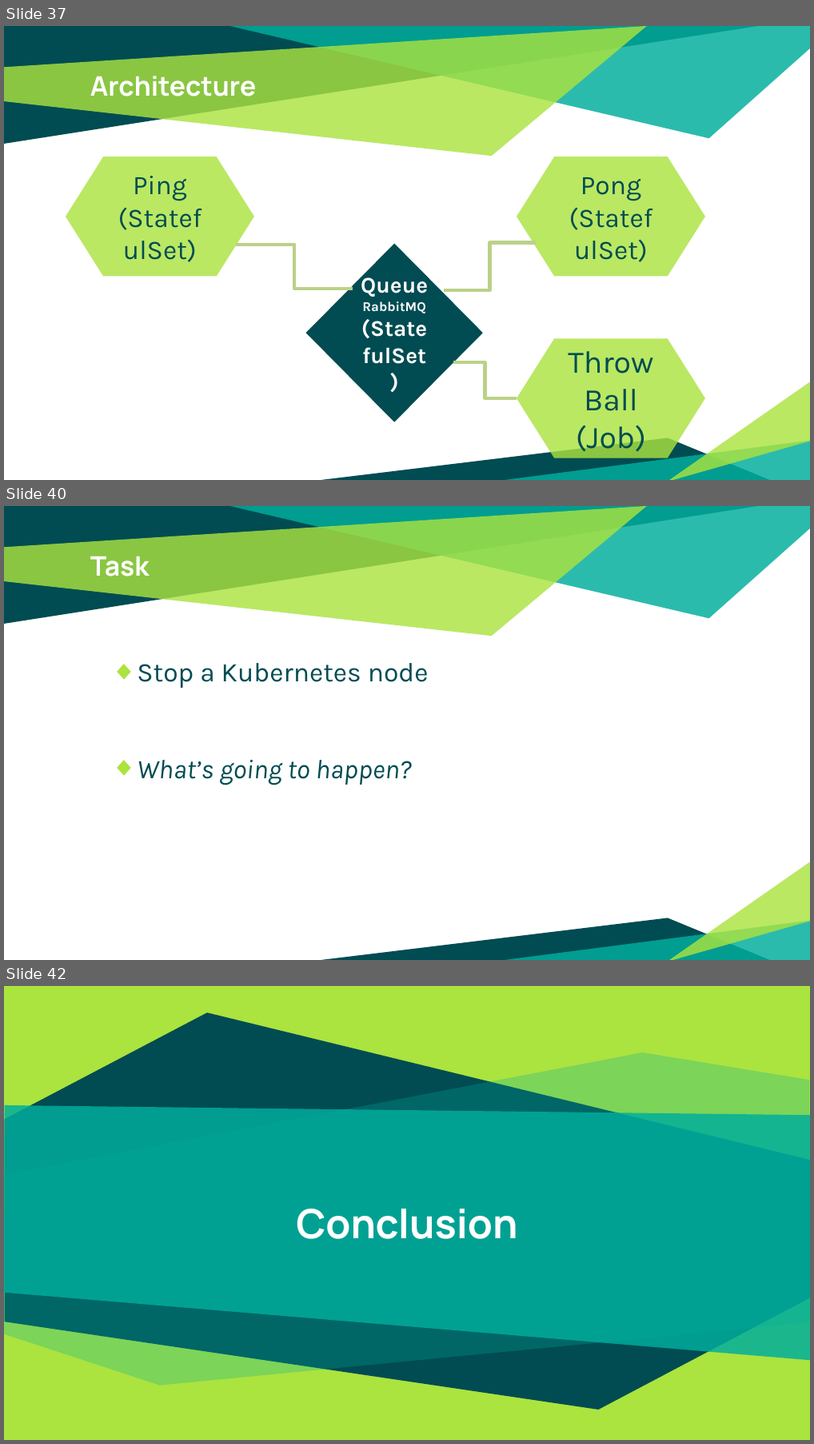
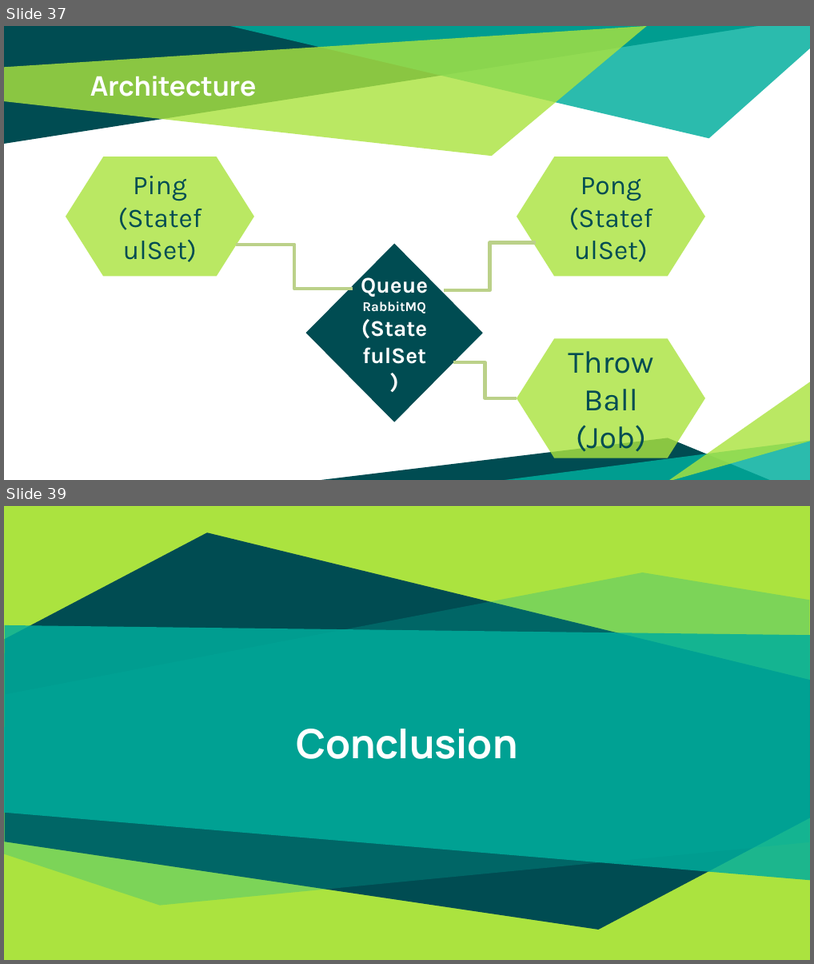
Before and after one commit to patrocinio/chaos-monkey-playing-ping-pong, a slide deck: Presentation/Kubernetes-Resilience.pptx. Shown one above the other, each under a label of ours: slides 37, 40 and 42 before the commit, slides 37 and 39 after it; the slides between them are not shown. The pictures are 814x1444 and 814x964 pixels, drawn with LibreOffice and Linux fonts; fonts in the diff are those of the drawing. Boxes give left, top, right and bottom in pixels: in the first picture for what was removed or moved away, otherwise in the second. Text is boxed around its words. In the diff, an @@ line names an element or a change of style, - is before the commit and + after.

```diff
--- a/Presentation/Kubernetes-Resilience.pptx
+++ b/Presentation/Kubernetes-Resilience.pptx
@@ slide 40 removed at [4, 506, 810, 960], background #FFFFFF; not listed: 6 template elements that a slide beside it also shows @@
@@ title removed at [90, 556, 150, 576] @@
-Task
@@ text removed at [137, 663, 429, 785] @@
-◆ Stop a Kubernetes node
-◆ What’s going to happen?
@@ what was slide 42 is now slide 39 @@
```
Also in this commit, not shown: 1 slide changed, 2 other slides removed.
